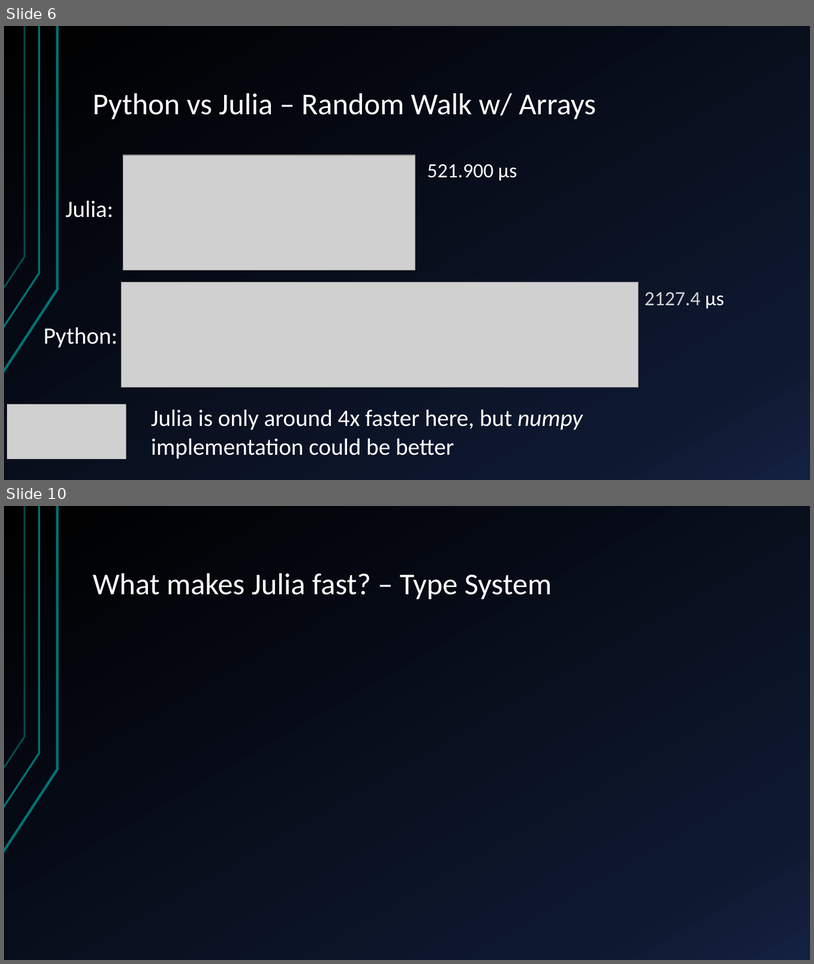
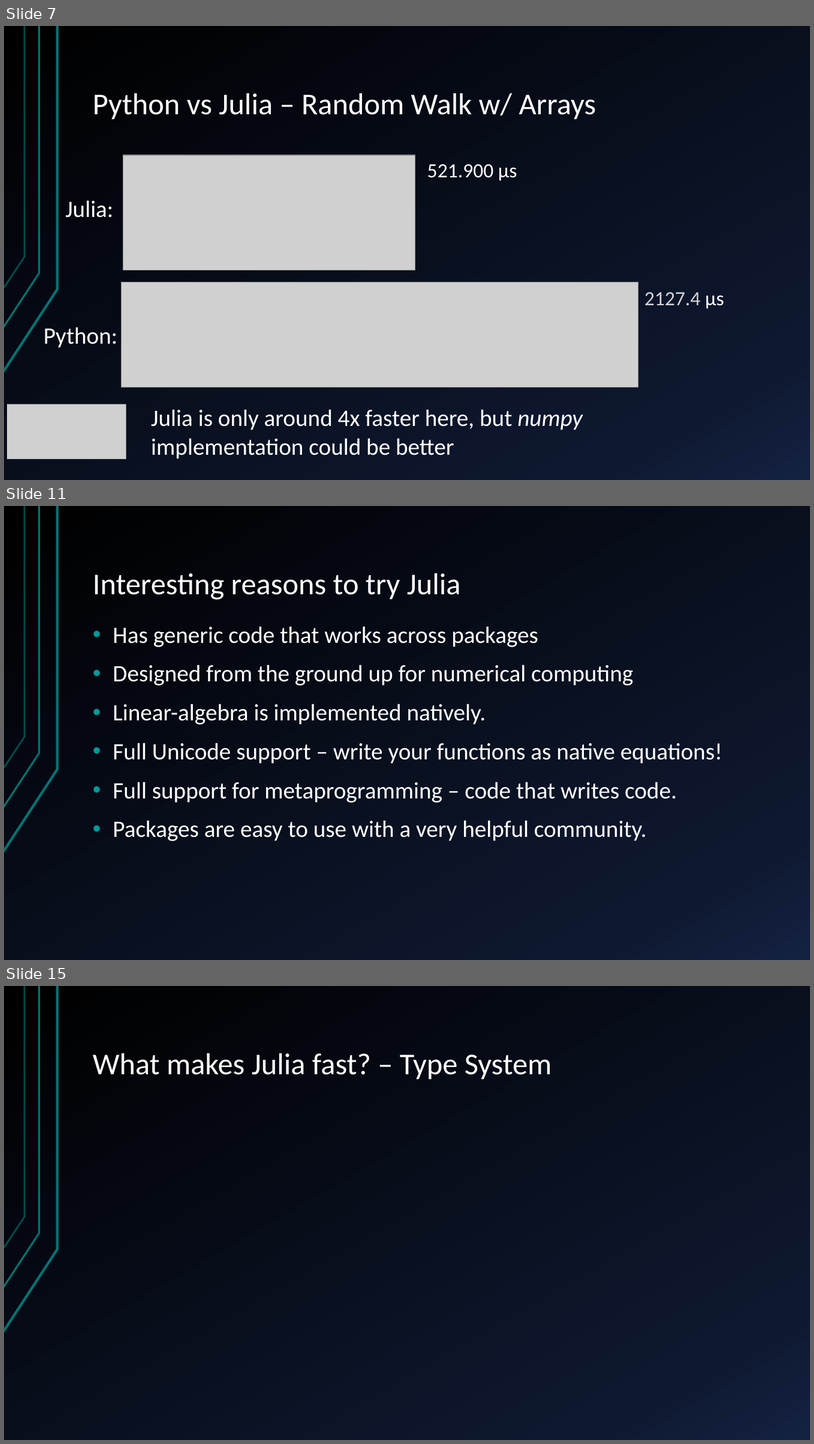
Before and after one commit to JamieMair/intro-to-julia-talk, a slide deck: Introduction to Julia.pptx. Shown one above the other, each under a label of ours: slides 6 and 10 before the commit, slides 7, 11 and 15 after it; the slides between them are not shown. The pictures are 814x964 and 814x1444 pixels, drawn with LibreOffice and Linux fonts; fonts in the diff are those of the drawing; grey boxes stand for pictures. Boxes give left, top, right and bottom in pixels: in the first picture for what was removed or moved away, otherwise in the second. Text is boxed around its words. In the diff, an @@ line names an element or a change of style, - is before the commit and + after.

```diff
--- a/Introduction to Julia.pptx
+++ b/Introduction to Julia.pptx
@@ slide 11 added at (x1=4, y1=506, x2=810, y2=960), background gradient #000000 to #0F1931 to #142242; not listed: 3 template elements that a slide beside it also shows @@
@@ title added at (x1=93, y1=573, x2=461, y2=600), 36 pt, text #FFFFFF @@
+Interesting reasons to try Julia
@@ text added at (x1=113, y1=626, x2=723, y2=841), 28 pt, text #FFFFFF @@
+• Has generic code that works across packages
+• Designed from the ground up for numerical computing
+• Linear-algebra is implemented natively.
+• Full Unicode support – write your functions as native equations!
+• Full support for metaprogramming – code that writes code.
+• Packages are easy to use with a very helpful community.
@@ what was slide 6 is now slide 7 @@
@@ what was slide 10 is now slide 15 @@
```
Also in this commit, not shown: 3 slides changed, 5 other slides added, 1 slide removed.
